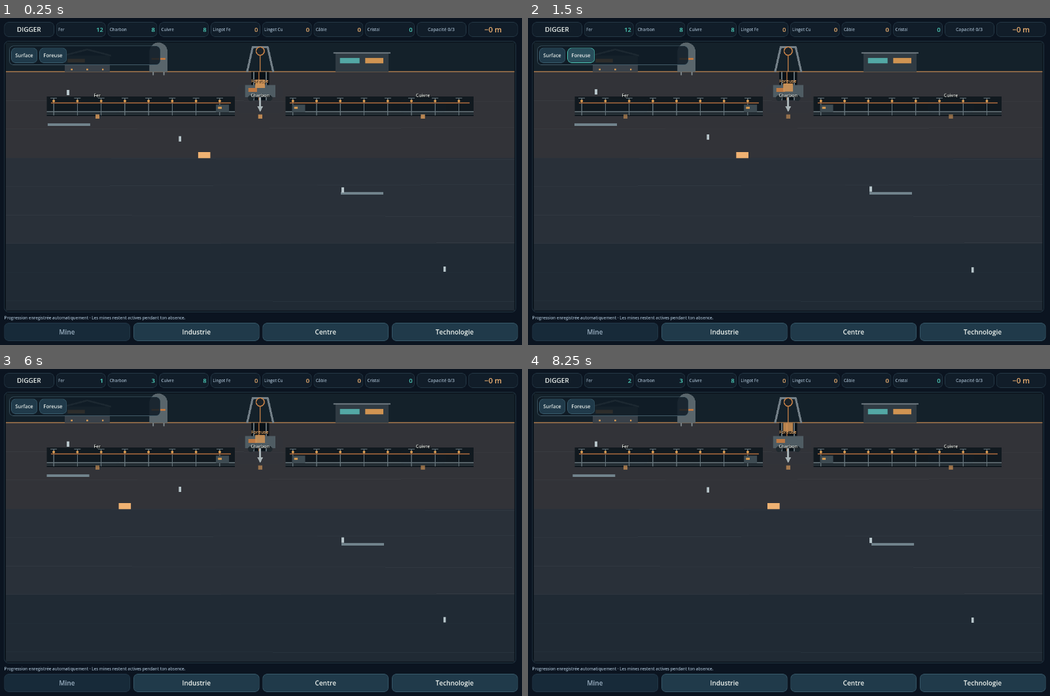
Above: before the commit, frames 1-4 (two rows, left to right).
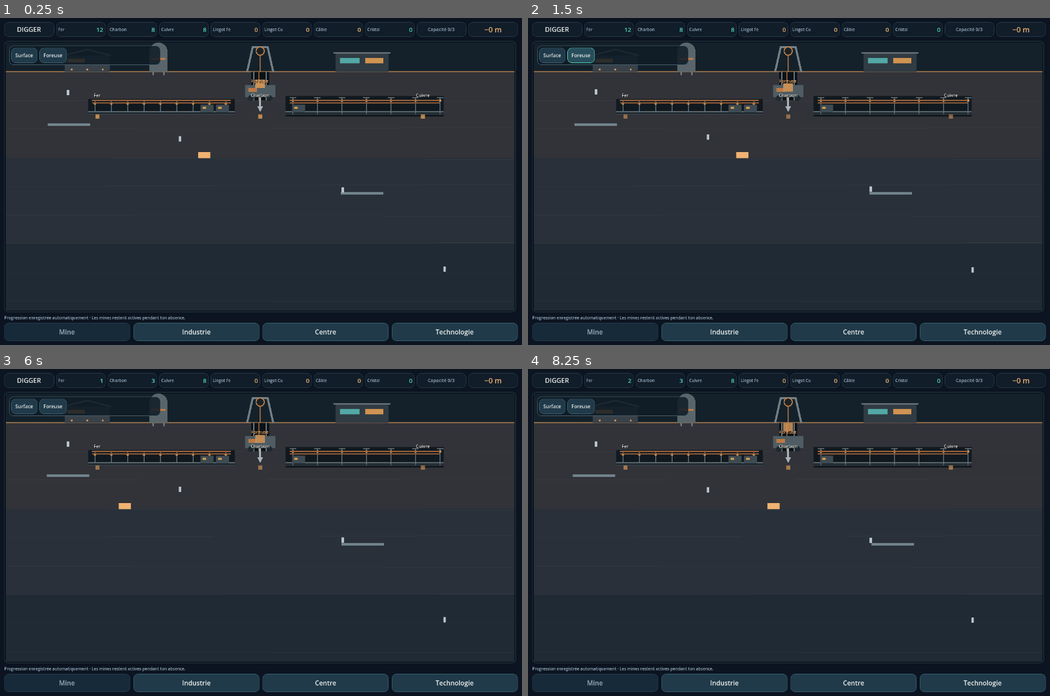
Above: after the commit, the same moments.

Repository: devjonathan1999-del/Project-Digger
Game: Godot game, scene res://scenes/main.tscn
Same seed, same stepped clock (60 frames per second), same inputs: the game is played once before the commit and once after it.
Inputs:
- Up to frame 1 (0.25 s): no input
- Up to frame 2 (1.5 s): click "Surface" at 0.5 s; click "Foreuse" at 1.25 s
- Up to frame 3 (6 s): click "Industrie" at 2 s; click "Améliorer" at 2.75 s; click "Lingot de fer" at 3.5 s; click "Lancer le lot" at 4.25 s; click "Câble" at 5 s; click "Mine" at 5.75 s
- Up to frame 4 (8.25 s): click "Centre" at 6.5 s; click "Technologie" at 7.25 s; click "Mine" at 8 s

The runs differ from the first frame. In frame 1, 1.6% of the frame differs, in the area x 8-91%, y 24-30%; in frame 2, 1.6%; in frame 3, 1.6%; in frame 4, 1.6%.

Commit message:
feat: add varied v0.5 gallery silhouettes

Diff:
--- a/src/industry/ui/mine_scene_renderer.gd
+++ b/src/industry/ui/mine_scene_renderer.gd
@@ -2,13 +2,19 @@
 extends Control
 
 const Style = preload("res://src/industry/ui/industry_theme.gd")
+const Layout = preload("res://src/industry/ui/mine_visual_layout.gd")
 
 const PIXELS_PER_METER := 7.0
 const SURFACE_Y := 72.0
+const GALLERY_HORIZONS := [12, 30, 60, 90, 120, 150]
 
 var surface_module_count := 0
 var gallery_detail_count := 0
 var deep_accent_strength := 0.0
+var gallery_variants_seen: Dictionary = {}
+var gallery_silhouette_count := 0
+var broken_rail_count := 0
+var alcove_count := 0
 
 var _session
 var _world: Control
@@ -32,6 +38,7 @@
     surface_module_count = 4 + maxi(0, mini(center_level - 3, 3))
     gallery_detail_count = 5 if depth >= 30 else 3
     deep_accent_strength = accent_strength_for_depth(depth)
+    _update_gallery_metrics(depth, center_level)
     queue_redraw()
 
 func accent_strength_for_depth(depth: int) -> float:
@@ -66,6 +73,24 @@
         "animation_phase": float(_world.get("animation_phase")),
         "viewport_size": size,
     })
+
+func _update_gallery_metrics(depth: int, center_level: int) -> void:
+    gallery_variants_seen.clear()
+    gallery_silhouette_count = 0
+    broken_rail_count = 0
+    alcove_count = 0
+    for horizon in GALLERY_HORIZONS:
+        if horizon > depth + 15:
+            continue
+        for side in [0, 1]:
+            var profile: Dictionary = Layout.gallery_profile(horizon, side, depth, center_level)
+            var variant := str(profile["variant"])
+            gallery_variants_seen[variant] = true
+            gallery_silhouette_count += 1
+            if float(profile["rail_break_start"]) >= 0.0:
+                broken_rail_count += 1
+            if int(profile["alcove_side"]) >= 0:
+                alcove_count += 1
 
 func _draw() -> void:
     if _state.is_empty():
@@ -193,8 +218,7 @@
 
 func _draw_galleries() -> void:
     var current_depth := int(_state.get("depth", 0))
-    var horizons := [12, 30, 60, 90, 120, 150]
-    for depth_value in horizons:
+    for depth_value in GALLERY_HORIZONS:
         if depth_value > current_depth + 15:
             continue
         var y := _depth_to_y(float(depth_value))
@@ -208,29 +232,113 @@
     var left_end := size.x * 0.45
     var right_start := size.x * 0.55
     var right_end := size.x * 0.92
+    var total_depth := int(_state.get("depth", 0))
+    var center_level := int(_state.get("center_level", 1))
+    var left_profile: Dictionary = Layout.gallery_profile(int(depth_value), 0, total_depth, center_level)
+    var right_profile: Dictionary = Layout.gallery_profile(int(depth_value), 1, total_depth, center_level)
+    _draw_gallery_side_profile(left_start, left_end, y, false, accent, left_profile)
+    _draw_gallery_side_profile(right_start, right_end, y, true, accent, right_profile)
+
+func _draw_gallery_side_profile(start_x: float, end_x: float, y: float, mirrored: bool, accent: float, profile: Dictionary) -> void:
+    var base_length := end_x - start_x
+    var width_scale := clampf(float(profile["width_scale"]), 0.45, 1.0)
+    var effective_start := start_x
+    var effective_end := end_x
+    if mirrored:
+        effective_end = start_x + base_length * width_scale
+    else:
+        effective_start = end_x - base_length * width_scale
+
+    var gallery_height := clampf(float(profile["height"]), 34.0, 76.0)
+    var cavity_top := y - gallery_height * 0.5
     var cavity := Color("11191f")
-    draw_rect(Rect2(left_start, y - 24, left_end - left_start, 48), cavity)
-    draw_rect(Rect2(right_start, y - 24, right_end - right_start, 48), cavity)
-    _draw_gallery_side(left_start, left_end, y, false, accent)
-    _draw_gallery_side(right_start, right_end, y, true, accent)
-
-func _draw_gallery_side(start_x: float, end_x: float, y: float, mirrored: bool, accent: float) -> void:
+    draw_rect(Rect2(effective_start, cavity_top, effective_end - effective_start, gallery_height), cavity)
+
+    var variant := str(profile["variant"])
+    if variant == "alcove":
+        _draw_alcove(effective_start, effective_end, y, mirrored, gallery_height)
+    elif variant == "collapsed":
+        _draw_collapse(effective_start, effective_end, y, mirrored)
+    elif variant == "dead_end":
+        _draw_dead_end(effective_start, effective_end, y, mirrored, gallery_height)
+    elif variant == "wide":
+        _draw_storage(effective_start, effective_end, y, mirrored)
+
     var steel := Color("68767c")
     var amber := Color("d49a54")
     var cyan := Color(0.25, 0.86, 0.82, accent)
-    draw_line(Vector2(start_x, y + 14), Vector2(end_x, y + 14), steel, 3.0)
-    draw_line(Vector2(start_x, y + 19), Vector2(end_x, y + 19), Color("37434a"), 2.0)
-    for x in range(int(start_x) + 18, int(end_x), 58):
-        draw_line(Vector2(x, y - 20), Vector2(x, y + 22), steel, 2.0)
-        draw_line(Vector2(x - 8, y - 20), Vector2(x + 8, y - 20), steel, 2.0)
-        draw_circle(Vector2(x, y - 13), 3.0, amber)
-    var pipe_y := y - 8.0
-    draw_line(Vector2(start_x + 10, pipe_y), Vector2(end_x - 10, pipe_y), Color("9a613a"), 3.0)
+    var support_spacing := maxi(40, int(profile["support_spacing"]))
+    var lamp_stride := maxi(1, int(profile["lamp_stride"]))
+    var support_index := 0
+    for support_x in range(int(effective_start) + 18, int(effective_end), support_spacing):
+        var roof_y := cavity_top + 4.0
+        draw_line(Vector2(support_x, roof_y), Vector2(support_x, y + gallery_height * 0.42), steel, 2.0)
+        draw_line(Vector2(support_x - 8, roof_y), Vector2(support_x + 8, roof_y), steel, 2.0)
+        if support_index % lamp_stride == 0:
+            draw_circle(Vector2(support_x, roof_y + 7.0), 3.0, amber)
+        support_index += 1
+
+    _draw_profile_rails(effective_start, effective_end, y, profile)
+
+    var pipe_count := maxi(0, int(profile["pipe_count"]))
+    for pipe_index in range(pipe_count):
+        var pipe_y := y - 8.0 - pipe_index * 6.0
+        draw_line(Vector2(effective_start + 10, pipe_y), Vector2(effective_end - 10, pipe_y), Color("9a613a"), 3.0)
     if accent > 0.15:
-        draw_line(Vector2(start_x + 18, y + 6), Vector2(end_x - 18, y + 6), cyan, 1.5)
-    var machine_x := end_x - 46.0 if not mirrored else start_x + 16.0
-    draw_rect(Rect2(machine_x, y - 4, 32, 18), Color("3d4a51"))
-    draw_rect(Rect2(machine_x + 5, y + 1, 9, 5), amber)
+        draw_line(Vector2(effective_start + 18, y + 6), Vector2(effective_end - 18, y + 6), cyan, 1.5)
+
+    var machine_count := maxi(0, int(profile["machine_count"]))
+    for machine_index in range(machine_count):
+        var offset := float(machine_index) * 38.0
+        var machine_x := effective_end - 46.0 - offset if not mirrored else effective_start + 16.0 + offset
+        if machine_x < effective_start + 4.0 or machine_x + 32.0 > effective_end - 4.0:
+            continue
+        draw_rect(Rect2(machine_x, y - 4, 32, 18), Color("3d4a51"))
+        draw_rect(Rect2(machine_x + 5, y + 1, 9, 5), amber)
+
+func _draw_profile_rails(start_x: float, end_x: float, y: float, profile: Dictionary) -> void:
+    var steel := Color("68767c")
+    var dark := Color("37434a")
+    var break_start := float(profile["rail_break_start"])
+    var break_end := float(profile["rail_break_end"])
+    if break_start < 0.0 or break_end <= break_start:
+        draw_line(Vector2(start_x, y + 14), Vector2(end_x, y + 14), steel, 3.0)
+        draw_line(Vector2(start_x, y + 19), Vector2(end_x, y + 19), dark, 2.0)
+        return
+
+    var gap_start := lerpf(start_x, end_x, clampf(break_start, 0.0, 1.0))
+    var gap_end := lerpf(start_x, end_x, clampf(break_end, 0.0, 1.0))
+    for rail_y in [y + 14.0, y + 19.0]:
+        var color := steel if rail_y < y + 18.0 else dark
+        var line_width := 3.0 if rail_y < y + 18.0 else 2.0
+        draw_line(Vector2(start_x, rail_y), Vector2(gap_start, rail_y), color, line_width)
+        draw_line(Vector2(gap_end, rail_y), Vector2(end_x, rail_y), color, line_width)
+
+func _draw_collapse(start_x: float, end_x: float, y: float, mirrored: bool) -> void:
+    var center_x := lerpf(start_x, end_x, 0.58 if not mirrored else 0.42)
+    var rock := Color("4a4745")
+    draw_circle(Vector2(center_x - 11, y + 8), 11.0, rock)
+    draw_circle(Vector2(center_x + 2, y + 6), 14.0, Color("55504c"))
+    draw_circle(Vector2(center_x + 15, y + 11), 9.0, Color("423f3d"))
+
+func _draw_alcove(start_x: float, end_x: float, y: float, mirrored: bool, gallery_height: float) -> void:
+    var width := minf(64.0, (end_x - start_x) * 0.30)
+    var alcove_x := end_x - width if not mirrored else start_x
+    draw_rect(Rect2(alcove_x, y - gallery_height * 0.72, width, gallery_height * 0.28), Color("0b141a"))
+    draw_line(Vector2(alcove_x + 6, y - gallery_height * 0.45), Vector2(alcove_x + width - 6, y - gallery_height * 0.45), Color("596970"), 2.0)
+
+func _draw_dead_end(start_x: float, end_x: float, y: float, mirrored: bool, gallery_height: float) -> void:
+    var face_x := end_x - 5.0 if mirrored else start_x + 5.0
+    var rock := Color("4b4946")
+    draw_line(Vector2(face_x, y - gallery_height * 0.42), Vector2(face_x, y + gallery_height * 0.42), rock, 8.0)
+    draw_circle(Vector2(face_x + (-6.0 if mirrored else 6.0), y + 10), 9.0, Color("55514d"))
+
+func _draw_storage(start_x: float, end_x: float, y: float, mirrored: bool) -> void:
+    var x := end_x - 86.0 if not mirrored else start_x + 48.0
+    if x < start_x + 4.0 or x + 34.0 > end_x - 4.0:
+        return
+    draw_rect(Rect2(x, y - 25, 34, 16), Color("48545a"))
+    draw_rect(Rect2(x + 5, y - 20, 24, 3), Color("b97842"))
 
 func _draw_sites_and_discoveries() -> void:
     var discoveries: Dictionary = _state.get("discoveries", {})
